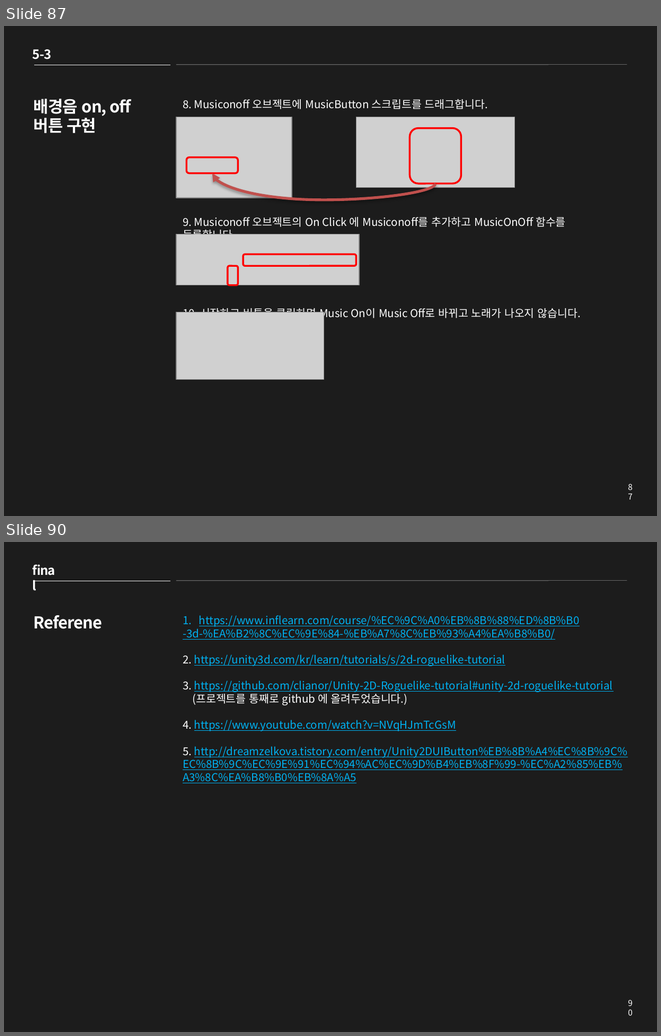
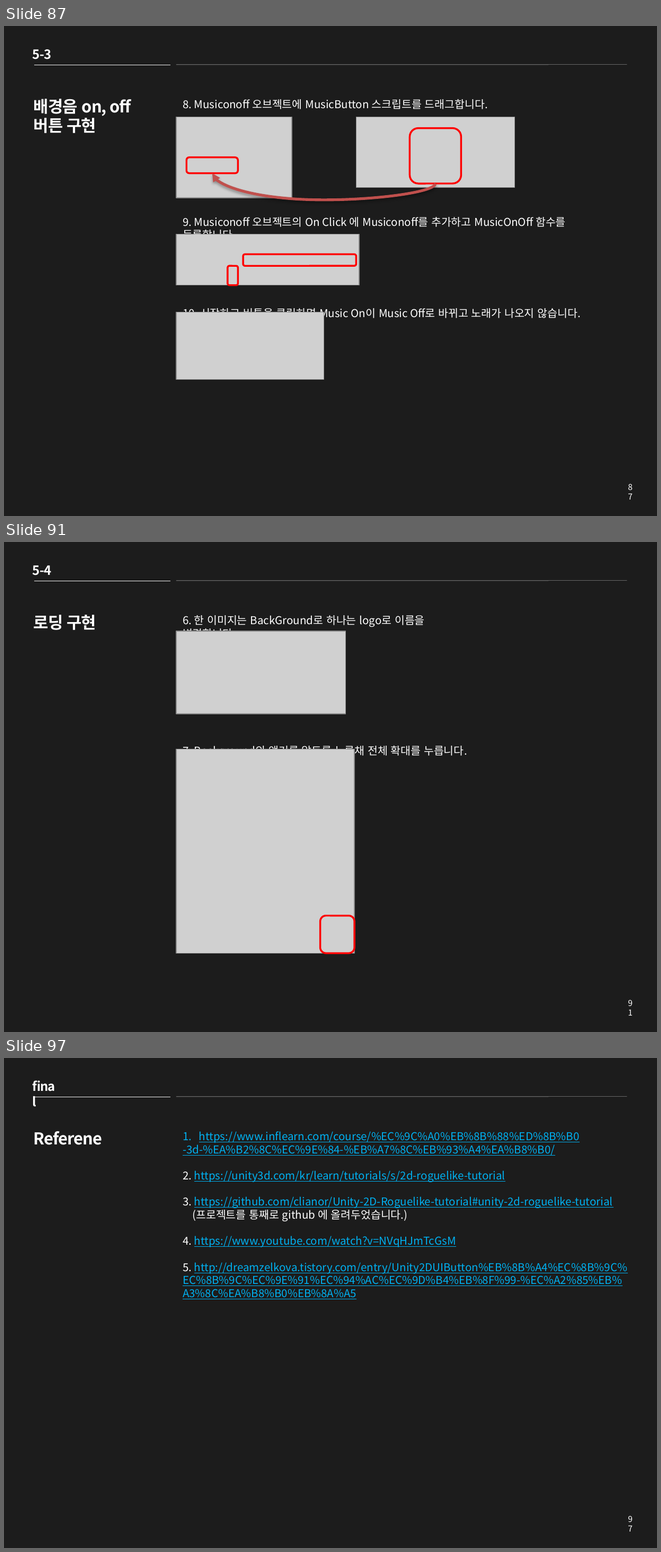
Before and after one commit to clianor/Unity-2D-Roguelike-tutorial, a slide deck: Roguelike PPT.pptx. Shown one above the other, each under a label of ours: slides 87 and 90 before the commit, slides 87, 91 and 97 after it; the slides between them are not shown. The pictures are 661x1036 and 661x1552 pixels, drawn with LibreOffice and Linux fonts; fonts in the diff are those of the drawing; grey boxes stand for pictures. Boxes give left, top, right and bottom in pixels: in the first picture for what was removed or moved away, otherwise in the second. Text is boxed around its words. In the diff, an @@ line names an element or a change of style, - is before the commit and + after.

```diff
--- a/Roguelike PPT.pptx
+++ b/Roguelike PPT.pptx
@@ slide 91 added at <box>4,542,657,1032</box>, background #1C1C1C @@
@@ text added at <box>33,565,51,575</box>, 14 pt, text #FFFFFF, bold @@
+5-4
@@ line added from (34, 581) to (170, 581), #F2F2F2 0.25 pt @@
@@ line added from (176, 581) to (627, 581), #F2F2F2 0.25 pt @@
@@ title added at <box>34,615,96,630</box>, 18 pt, text #FFFFFF, bold @@
+로딩 구현
@@ text added at <box>183,615,467,758</box>, 12 pt, text #FFFFFF @@
+6. 한 이미지는 BackGround로 하나는 logo로 이름을 변경합니다.
+7. Background의 앵커를 알트를 누른채 전체 확대를 누릅니다.
@@ picture added at <box>176,631,345,714</box> @@
@@ picture added at <box>176,749,355,953</box> @@
@@ rounded rectangle added at <box>320,916,354,953</box>, outline #FF0000 2 pt @@
@@ page number added at <box>621,995,639,1011</box>, 9 pt, text #FFFFFF @@
+91
@@ what was slide 90 is now slide 97 @@
@@ page number at <box>621,1511,639,1527</box>: text changed @@
-90
+97
```
Also in this commit, not shown: 3 slides changed, 6 other slides added, 17 other files.
